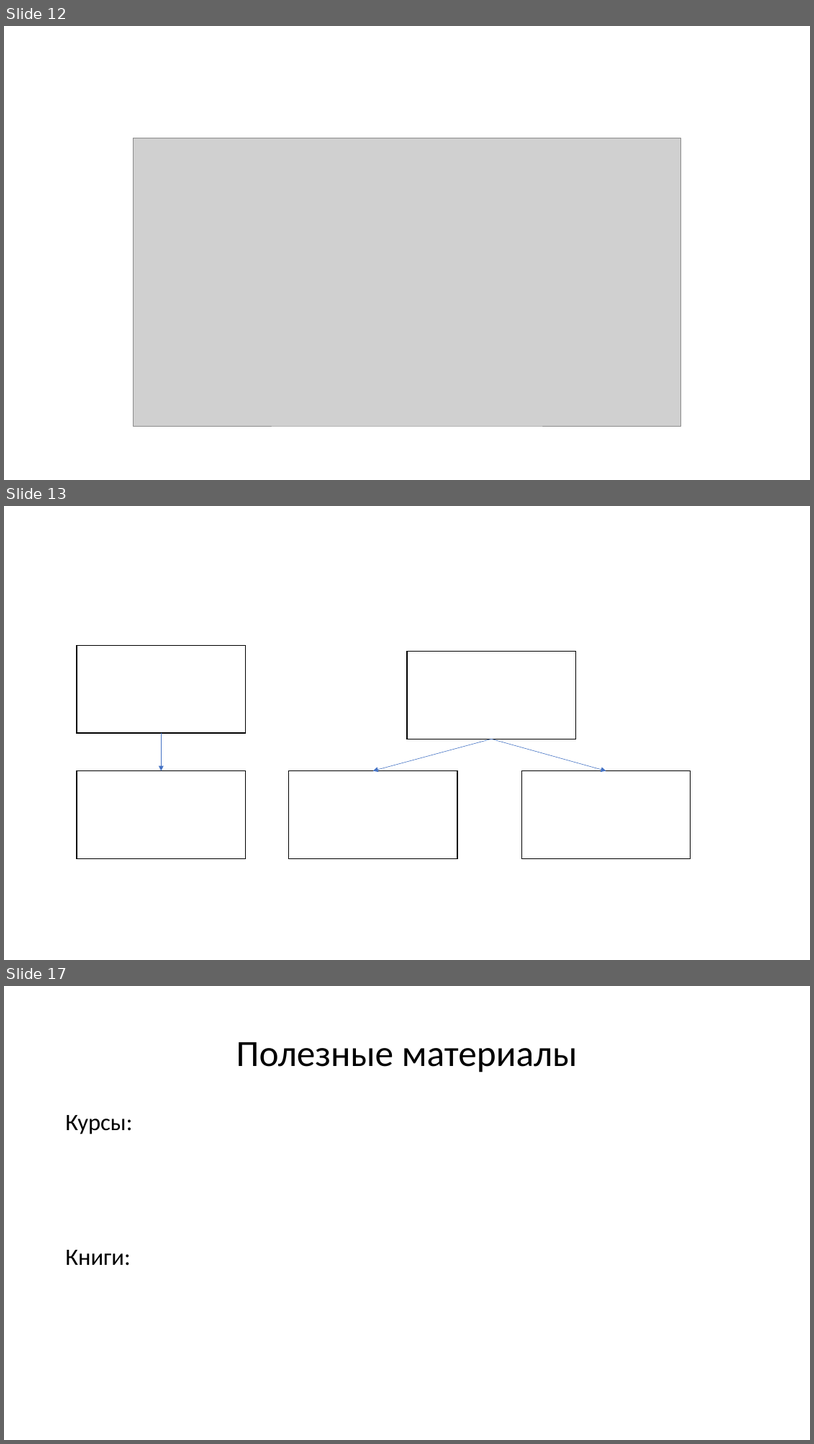
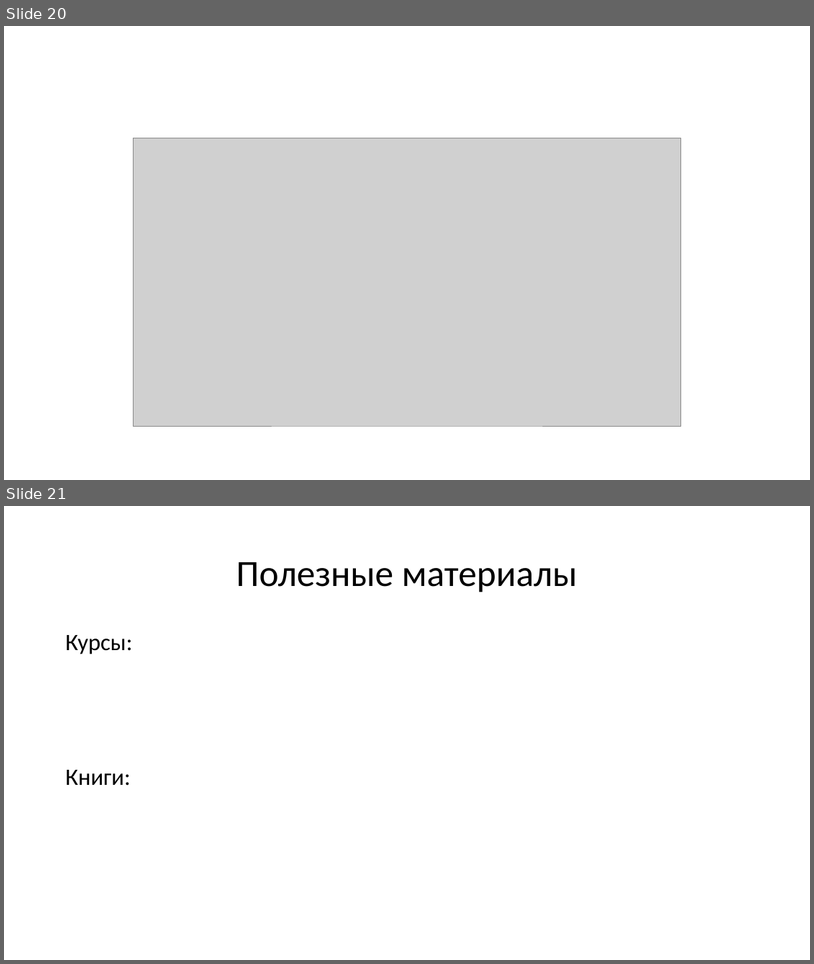
Before and after one commit to nikitapolozok/math_and_computer_science_materials, a slide deck: summary.pptx. Shown one above the other, each under a label of ours: slides 12, 13 and 17 before the commit, slides 20 and 21 after it; the slides between them are not shown. The pictures are 814x1444 and 814x964 pixels, drawn with LibreOffice and Linux fonts; fonts in the diff are those of the drawing; grey boxes stand for pictures. Boxes give left, top, right and bottom in pixels: in the first picture for what was removed or moved away, otherwise in the second. Text is boxed around its words. In the diff, an @@ line names an element or a change of style, - is before the commit and + after.

```diff
--- a/summary.pptx
+++ b/summary.pptx
@@ slide 13 removed at [4, 506, 810, 960], background #FFFFFF @@
@@ rectangle removed at [77, 645, 245, 733] @@
@@ rectangle removed at [407, 651, 576, 739] @@
@@ arrow removed from (161, 733) to (161, 771) @@
@@ arrow removed from (491, 739) to (373, 771) @@
@@ arrow removed from (491, 739) to (607, 771) @@
@@ rectangle removed at [77, 771, 245, 859] @@
@@ rectangle removed at [289, 771, 458, 859] @@
@@ rectangle removed at [522, 771, 691, 859] @@
@@ what was slide 12 is now slide 20 @@
@@ what was slide 17 is now slide 21 @@
```
Also in this commit, not shown: 2 slides changed, 10 slides added, 4 other slides removed.
